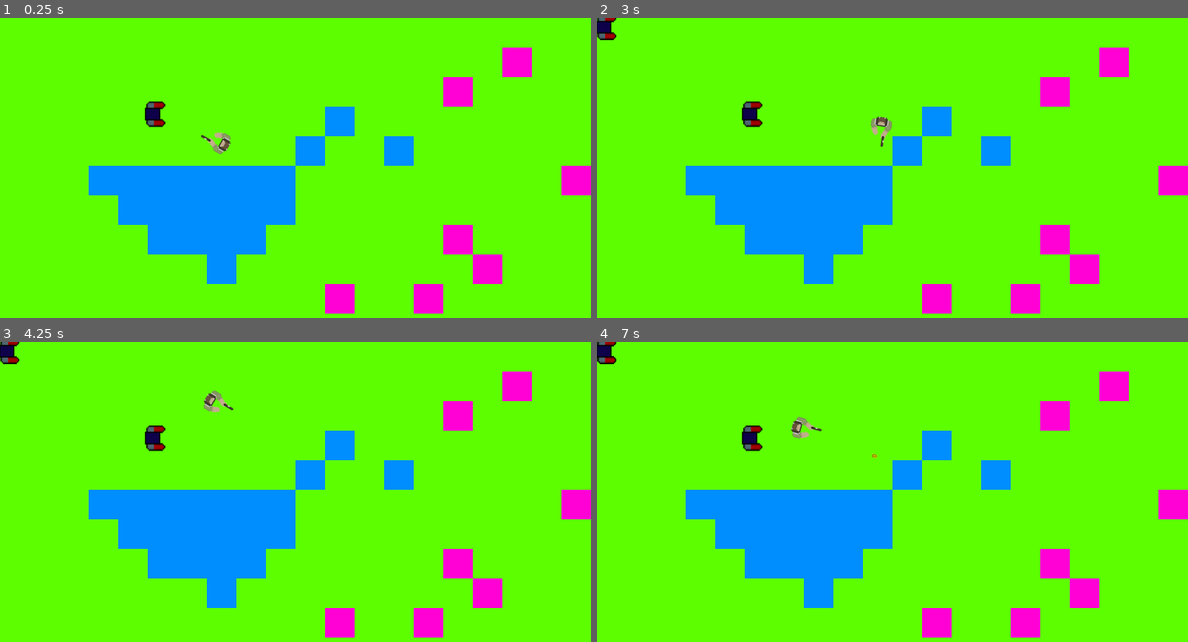
Above: before the commit, frames 1-4 (two rows, left to right).
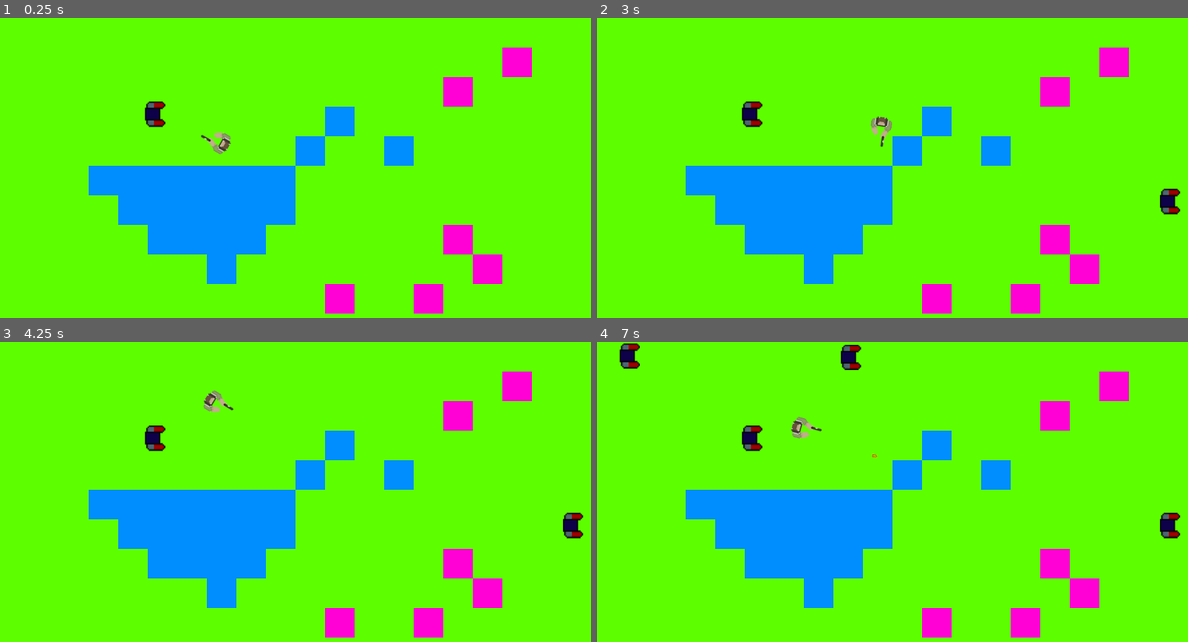
Above: after the commit, the same moments.

Repository: henriquecgarcia/Cave-Escape
Game: Godot game, scene res://scenes/Zombiland.tscn
Same seed, same stepped clock (60 frames per second), same inputs: the game is played once before the commit and once after it.
Inputs (mouse positions are in pixels of both pictures, inside the frame that each line leads up to):
- Up to frame 1 (0.25 s): no input
- Up to frame 2 (3 s): tap Enter at 0.5, 2.75 s; move the mouse to (1022, 168) at 0.52 s; hold Right (ui_right) 0.53-1.28 s; tap Space at 0.77, 1.52, 2 s; move the mouse to (774, 201) at 1.27 s; hold Down (ui_down) 1.28-2.03 s; move the mouse to (951, 111) at 2.02 s; hold Right (ui_right) 2.03-2.78 s; move the mouse to (862, 252) at 2.77 s; hold Up (ui_up) from 2.78 s (still down)
- Up to frame 3 (4.25 s): tap Space at 3.02, 3.77 s; move the mouse to (472, 558) at 3.52 s; release Up (ui_up) at 3.53 s; hold Left (ui_left) from 3.53 s (still down)
- Up to frame 4 (7 s): move the mouse to (715, 459) at 4.27 s; tap Space at 4.52, 6.02, 6.77 s; move the mouse to (922, 507) at 5.02 s; release Left (ui_left) at 5.03 s; hold Down (ui_down) 5.03-5.78 s; move the mouse to (803, 426) at 5.77 s; hold Right (ui_right) 5.78-6.53 s; move the mouse to (1022, 492) at 6.52 s; hold Up (ui_up) from 6.53 s (still down)

The runs differ from the first frame. In frame 1, 0.5% of the frame differs, in the area x 95-100%, y 49-60%; in frame 2, 0.9%; in frame 3, 0.9%; in frame 4, 1.4%, in the area x 0-100%, y 0-66%.

Commit message:
[+] Zumbis spawnam em áreas random!!!

Diff:
--- a/project.godot
+++ b/project.godot
@@ -58,7 +58,3 @@
 [physics]
 
 common/enable_pause_aware_picking=true
-
-[rendering]
-
-environment/default_environment="res://default_env.tres"
--- a/scenes/Zombiland.gd
+++ b/scenes/Zombiland.gd
@@ -2,14 +2,18 @@
 
 onready var Zombies = $Zombies
 onready var timer = $Zombie_Spawn_Timer
+onready var rng = RandomNumberGenerator.new()
+onready var Player = $Player
 
 var spawnedZombies = 0
 var zCode = preload("res://codes/Zombie.tscn")
 
 func createZombies(amount = 1):
 	for i in amount:
-		#var pPos = Vector2(randf(), randf())
-		var pPos = Vector2(20, 20)
+		var r = rng.randi_range(0, $Spawns.get_child_count())
+		var pPos = $Spawns.get_child(r).position
+		#print(r, pPos)
+		#var pPos = Vector2(20, 20)
 		var b = zCode.instance()
 		b.position = pPos
 		Zombies.add_child(b)
@@ -23,5 +27,7 @@
 	return Zombies.get_child_count()
 
 func _on_Zombie_Spawn_Timer_timeout():
+	if not Player.IsAlive():
+		return
 	createZombies(1)
 	timer.start(2)
--- a/scenes/Zombiland.tscn
+++ b/scenes/Zombiland.tscn
@@ -15,7 +15,7 @@
 script = ExtResource( 3 )
 
 [node name="TileMap" parent="." instance=ExtResource( 2 )]
-tile_data = PoolIntArray( 0, 1, 0, 1, 1, 0, 2, 1, 0, 3, 1, 0 …(1490 unchanged characters)…  0, 327697, 1, 0, 327698, 1, 0, 327699, 2, 0, 393216, 1, 0, 393217, 1, 0, 393218, …(1645 unchanged characters)…
+tile_data = PoolIntArray( 0, 1, 0, 1, 1, 0, 2, 1, 0, 3, 1, 0 …(1490 unchanged characters)…  0, 327697, 1, 0, 327698, 1, 0, 327699, 1, 0, 393216, 1, 0, 393217, 1, 0, 393218, …(1645 unchanged characters)…
 
 [node name="Zombie" parent="." instance=ExtResource( 5 )]
 position = Vector2( 336, 208 )
@@ -49,4 +49,168 @@
 
 [node name="Zombie_Spawn_Timer" type="Timer" parent="."]
 
+[node name="Spawns" type="Node2D" parent="."]
+
+[node name="Spawn" type="Position2D" parent="Spawns"]
+position = Vector2( 29, 30 )
+
+[node name="Spawn2" type="Position2D" parent="Spawns"]
+position = Vector2( 33, 84 )
+
+[node name="Spawn3" type="Position2D" parent="Spawns"]
+position = Vector2( 71, 30 )
+
+[node name="Spawn4" type="Position2D" parent="Spawns"]
+position = Vector2( 104, 31 )
+
+[node name="Spawn5" type="Position2D" parent="Spawns"]
+position = Vector2( 151, 33 )
+
+[node name="Spawn6" type="Position2D" parent="Spawns"]
+position = Vector2( 197, 34 )
+
+[node name="Spawn7" type="Position2D" parent="Spawns"]
+position = Vector2( 245, 33 )
+
+[node name="Spawn8" type="Position2D" parent="Spawns"]
+position = Vector2( 314, 33 )
+
+[node name="Spawn9" type="Position2D" parent="Spawns"]
+position = Vector2( 358, 33 )
+
+[node name="Spawn10" type="Position2D" parent="Spawns"]
+position = Vector2( 412, 33 )
+
+[node name="Spawn11" type="Position2D" parent="Spawns"]
+position = Vector2( 488, 33 )
+
+[node name="Spawn12" type="Position2D" parent="Spawns"]
+position = Vector2( 550, 33 )
+
+[node name="Spawn13" type="Position2D" parent="Spawns"]
+position = Vector2( 621, 33 )
+
+[node name="Spawn14" type="Position2D" parent="Spawns"]
+position = Vector2( 678, 34 )
+
+[node name="Spawn15" type="Position2D" parent="Spawns"]
+position = Vector2( 746, 34 )
+
+[node name="Spawn16" type="Position2D" parent="Spawns"]
+position = Vector2( 810, 34 )
+
+[node name="Spawn17" type="Position2D" parent="Spawns"]
+position = Vector2( 870, 34 )
+
+[node name="Spawn18" type="Position2D" parent="Spawns"]
+position = Vector2( 931, 34 )
+
+[node name="Spawn19" type="Position2D" parent="Spawns"]
+position = Vector2( 984, 34 )
+
+[node name="Spawn20" type="Position2D" parent="Spawns"]
+position = Vector2( 1064, 34 )
+
+[node name="Spawn21" type="Position2D" parent="Spawns"]
+position = Vector2( 1123, 34 )
+
+[node name="Spawn22" type="Position2D" parent="Spawns"]
+position = Vector2( 1185, 34 )
+
+[node name="Spawn23" type="Position2D" parent="Spawns"]
+position = Vector2( 1241, 34 )
+
+[node name="Spawn24" type="Position2D" parent="Spawns"]
+position = Vector2( 1241, 84 )
+
+[node name="Spawn25" type="Position2D" parent="Spawns"]
+position = Vector2( 1241, 160 )
+
+[node name="Spawn26" type="Position2D" parent="Spawns"]
+position = Vector2( 1241, 208 )
+
+[node name="Spawn27" type="Position2D" parent="Spawns"]
+position = Vector2( 1241, 249 )
+
+[node name="Spawn28" type="Position2D" parent="Spawns"]
+position = Vector2( 1241, 287 )
+
+[node name="Spawn29" type="Position2D" parent="Spawns"]
+position = Vector2( 1241, 351 )
+
+[node name="Spawn30" type="Position2D" parent="Spawns"]
+position = Vector2( 1241, 397 )
+
+[node name="Spawn31" type="Position2D" parent="Spawns"]
+position = Vector2( 1241, 487 )
+
+[node name="Spawn32" type="Position2D" parent="Spawns"]
+position = Vector2( 1241, 574 )
+
+[node name="Spawn33" type="Position2D" parent="Spawns"]
+position = Vector2( 1241, 665 )
+
+[node name="Spawn34" type="Position2D" parent="Spawns"]
+position = Vector2( 1167, 665 )
+
+[node name="Spawn35" type="Position2D" parent="Spawns"]
+position = Vector2( 1064, 665 )
+
+[node name="Spawn36" type="Position2D" parent="Spawns"]
+position = Vector2( 994, 665 )
+
+[node name="Spawn37" type="Position2D" parent="Spawns"]
+position = Vector2( 931, 665 )
+
+[node name="Spawn38" type="Position2D" parent="Spawns"]
+position = Vector2( 870, 665 )
+
+[node name="Spawn39" type="Position2D" parent="Spawns"]
+position = Vector2( 810, 665 )
+
+[node name="Spawn40" type="Position2D" parent="Spawns"]
+position = Vector2( 678, 665 )
+
+[node name="Spawn41" type="Position2D" parent="Spawns"]
+position = Vector2( 621, 665 )
+
+[node name="Spawn42" type="Position2D" parent="Spawns"]
+position = Vector2( 513, 665 )
+
+[node name="Spawn43" type="Position2D" parent="Spawns"]
+position = Vector2( 422, 665 )
+
+[node name="Spawn44" type="Position2D" parent="Spawns"]
+position = Vector2( 358, 665 )
+
+[node name="Spawn45" type="Position2D" parent="Spawns"]
+position = Vector2( 256, 665 )
+
+[node name="Spawn46" type="Position2D" parent="Spawns"]
+position = Vector2( 176, 665 )
+
+[node name="Spawn47" type="Position2D" parent="Spawns"]
+position = Vector2( 71, 665 )
+
+[node name="Spawn48" type="Position2D" parent="Spawns"]
+position = Vector2( 71, 565 )
+
+[node name="Spawn49" type="Position2D" parent="Spawns"]
+position = Vector2( 71, 462 )
+
+[node name="Spawn50" type="Position2D" parent="Spawns"]
+position = Vector2( 71, 381 )
+
+[node name="Spawn51" type="Position2D" parent="Spawns"]
+position = Vector2( 71, 280 )
+
+[node name="Spawn52" type="Position2D" parent="Spawns"]
+position = Vector2( 71, 236 )
+
+[node name="Spawn53" type="Position2D" parent="Spawns"]
+position = Vector2( 71, 181 )
+
+[node name="Spawn54" type="Position2D" parent="Spawns"]
+position = Vector2( 71, 126 )
+
 [connection signal="timeout" from="Zombie_Spawn_Timer" to="." method="_on_Zombie_Spawn_Timer_timeout"]
